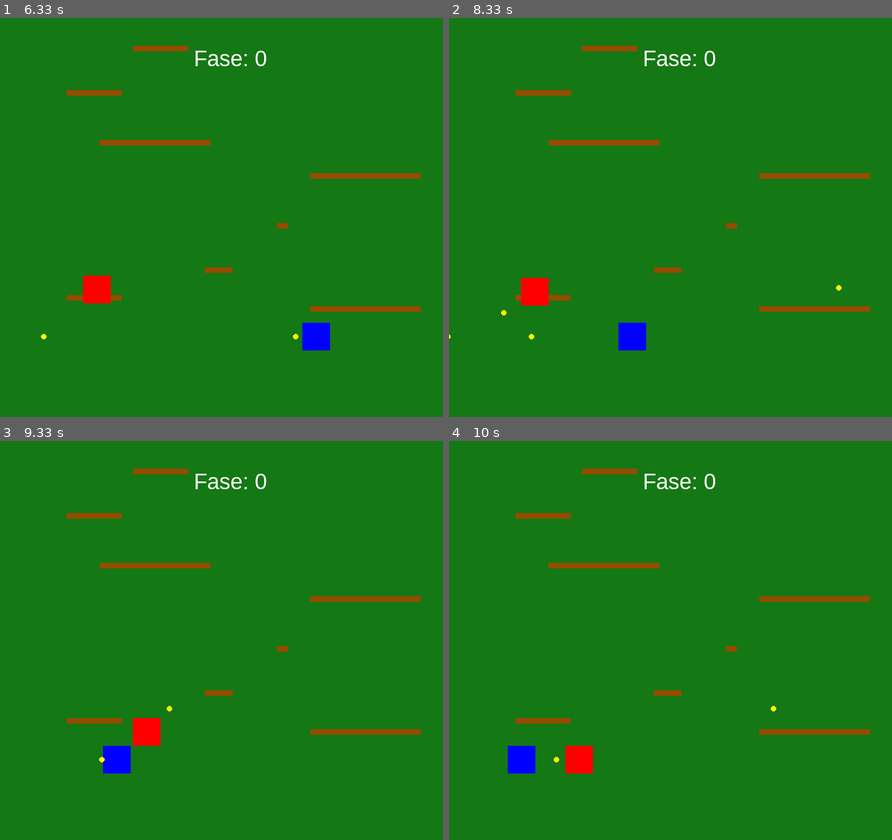
Above: before the commit, frames 1-4 (two rows, left to right).
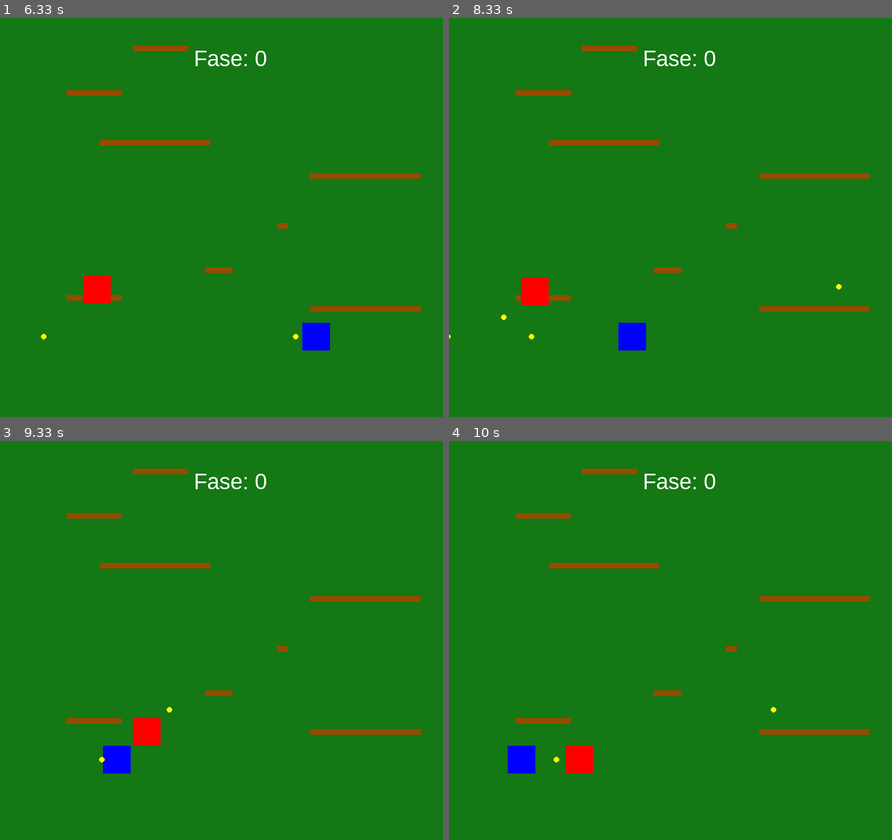
Above: after the commit, the same moments.

Repository: PedrooLino/jogo-topicos-de-computacao
Game: pygame game, started from main.py
Two runs of this game, one before a commit and one after it. Both use one fixed random seed, a clock stepped at 60 frames per second and the inputs below.
Inputs:
- Up to frame 1 (6.33 s): tap Space at 0.33, 1.67 s; hold Space 0.67-1.13 s; hold D 0.67-1.13 s; hold Esc 1.17-1.63 s; hold D 1.17-1.63 s; hold D 2-2.47 s; hold W 2.5-2.8 s; hold D 2.83-3.3 s; hold A 3.33-3.87 s; hold A 3.9-4.3 s; hold W 4.33-4.7 s; hold D 4.73-5.37 s; hold A 5.4-5.87 s; hold W from 5.9 s (still down)
- Up to frame 2 (8.33 s): release W at 6.37 s; tap Space at 6.4, 6.8, 7.13, 7.43, 7.63, 7.93, 8.2 s; hold W 6.73-7.03 s; hold D 7.07-7.53 s; hold A 7.57-8.1 s; hold W from 8.13 s (still down)
- Up to frame 3 (9.33 s): tap Space at 8.5, 8.63, 9.03 s; release W at 8.53 s; hold W 8.57-8.93 s; hold D from 8.97 s (still down)
- Up to frame 4 (10 s): tap Space at 9.33, 9.7 s; release D at 9.6 s; hold A from 9.63 s (still down)

Frame 1 is identical in both runs. In frame 2, less than 0.1% of the frame differs, in the area x 11-89%, y 66-76%; in frame 3, less than 0.1%; in frame 4, less than 0.1%.

Commit message:
refatoração do gameworld qol

Diff:
--- a/levels/levels.py
+++ b/levels/levels.py
@@ -27,5 +27,6 @@
         (200, 240, 150, 10, "quinta"),
         (300, 150, 150, 10, "sexta", True),
         (300, 60, 150, 10, "setima")
-    ]
+    ],
+
 }
--- a/objects/platform.py
+++ b/objects/platform.py
@@ -5,9 +5,9 @@
         self.rect = pygame.Rect(x, y, width, height)
         self.name = name
         self.quebravel = quebravel
-        self.estado = "normal"  # normal, abrindo, aberta
+        self.estado = "normal"
         self.offset = 0
-        self.vel_abertura = 2  # velocidade de abertura
+        self.vel_abertura = 2
 
     def update(self):
         if self.estado == "abrindo":
--- a/scenes/GameWorld.py
+++ b/scenes/GameWorld.py
@@ -4,6 +4,7 @@
 from objects.enemy import Enemy
 from objects.platform import Platform
 from levels.levels import LEVELS
+
 class GameWorld(GameScene):
 
     def __init__(self):
@@ -20,6 +21,8 @@
         self.level = 0
         self.platforms = []
 
+        self.setup_level(self.level)
+
     def setup_level(self, level):
         self.platforms = []
 
@@ -30,70 +33,47 @@
         for data in LEVELS[level]:
             self.platforms.append(Platform(*data))
 
-    def handle_events(self, events):
-        for event in events:
-            if event.type == pygame.KEYDOWN and event.key == pygame.K_ESCAPE:
-                from scenes.main_menu import MainMenu
-                self.next_scene = MainMenu()
+    def update(self):
+        keys = pygame.key.get_pressed()
 
-    def update(self):
-        # atualizar plataformas
+        self.handle_player_input(keys)
+        self.update_platforms()
+        self.update_player()
+        self.update_enemies()
+        self.update_projectiles()
+        self.check_collisions()
+        self.handle_level_transitions()
+
+    def handle_player_input(self, keys):
+        self.player.handle_input(keys)
+        if keys[pygame.K_SPACE]:
+            self.player.shoot(self.player_projectiles)
+
+    def update_platforms(self):
         for plat in self.platforms:
             plat.update()
 
-        # input
-        keys = pygame.key.get_pressed()
-        self.player.handle_input(keys)
+    def update_player(self):
+        ground_y = self.ground_y if self.level == 0 else None
+        self.player.update(self.platforms, ground_y)
 
-        # update do player
-        if self.level == 0:
-            self.player.update(self.platforms, self.ground_y)
-        else:
-            self.player.update(self.platforms, ground_y=None)
-
-        if not self.platforms:
-            self.setup_level(self.level)
-
-        # limitar na tela
         screen_width = pygame.display.get_surface().get_width()
         self.player.x = max(0, min(self.player.x, screen_width - self.player.width))
 
-        # chão só na fase 0
-        if self.level == 0 and self.player.y + self.player.height > self.ground_y:
-            self.player.y = self.ground_y - self.player.height
-            self.player.vel_y = 0
-            self.player.jumping = False
-
-        # subir de fase
-        if self.player.y < 0:
-            self.level += 1
-            self.setup_level(self.level)
-            self.player.y = self.ground_y - self.player.height
-
-        # descer de fase
-        elif self.player.y > self.ground_y and self.level > 0:
-            self.level -= 1
-            self.setup_level(self.level)
-            self.player.y = 0
-
-        # tiro do player
-        if keys[pygame.K_SPACE]:
-            self.player.shoot(self.player_projectiles)
-
-        # inimigos
+    def update_enemies(self):
         for enemy in self.enemies:
             enemy.update(self.platforms, self.ground_y, self.enemy_projectiles)
 
-        # tiros inimigos
+    def update_projectiles(self):
+        # inimigos
         for proj in self.enemy_projectiles[:]:
             proj.update()
             if proj.x < 0 or proj.x > 1080:
                 self.enemy_projectiles.remove(proj)
 
-        # tiros do player
+        # player
         for proj in self.player_projectiles[:]:
             proj.update()
-
             for enemy in self.enemies[:]:
                 enemy_rect = pygame.Rect(enemy.x, enemy.y, enemy.width, enemy.height)
                 if proj.get_rect().colliderect(enemy_rect):
@@ -101,23 +81,43 @@
                     self.player_projectiles.remove(proj)
                     break
 
-        # colisões
+    def check_collisions(self):
         player_rect = pygame.Rect(self.player.x, self.player.y, self.player.width, self.player.height)
 
-        # tiros acertando player
         for proj in self.enemy_projectiles[:]:
             if proj.get_rect().colliderect(player_rect):
                 from scenes.death_menu import DeathMenu
                 self.next_scene = DeathMenu()
                 return
 
-        # inimigo encostando no player
         for enemy in self.enemies:
             enemy_rect = pygame.Rect(enemy.x, enemy.y, enemy.width, enemy.height)
             if player_rect.colliderect(enemy_rect):
                 from scenes.death_menu import DeathMenu
                 self.next_scene = DeathMenu()
                 return
+
+    def handle_level_transitions(self):
+        if self.player.y < 0:
+            self.level += 1
+            self.setup_level(self.level)
+            self.player.y = self.ground_y - self.player.height
+
+        elif self.player.y > self.ground_y and self.level > 0:
+            self.level -= 1
+            self.setup_level(self.level)
+            self.player.y = 0
+
+        if self.level == 0 and self.player.y + self.player.height > self.ground_y:
+            self.player.y = self.ground_y - self.player.height
+            self.player.vel_y = 0
+            self.player.jumping = False
+
+    def handle_events(self, events):
+        for event in events:
+            if event.type == pygame.KEYDOWN and event.key == pygame.K_ESCAPE:
+                from scenes.main_menu import MainMenu
+                self.next_scene = MainMenu()
 
     def render(self, screen):
         screen.fill((20, 120, 20))
@@ -134,6 +134,7 @@
 
         for proj in self.enemy_projectiles:
             proj.draw(screen)
-        #texto na hud só pra teste
+
+        # texto pa marca a fase q ta
         text = self.font.render(f"Fase: {self.level}", True, (255, 255, 255))
         screen.blit(text, (350, 50))
